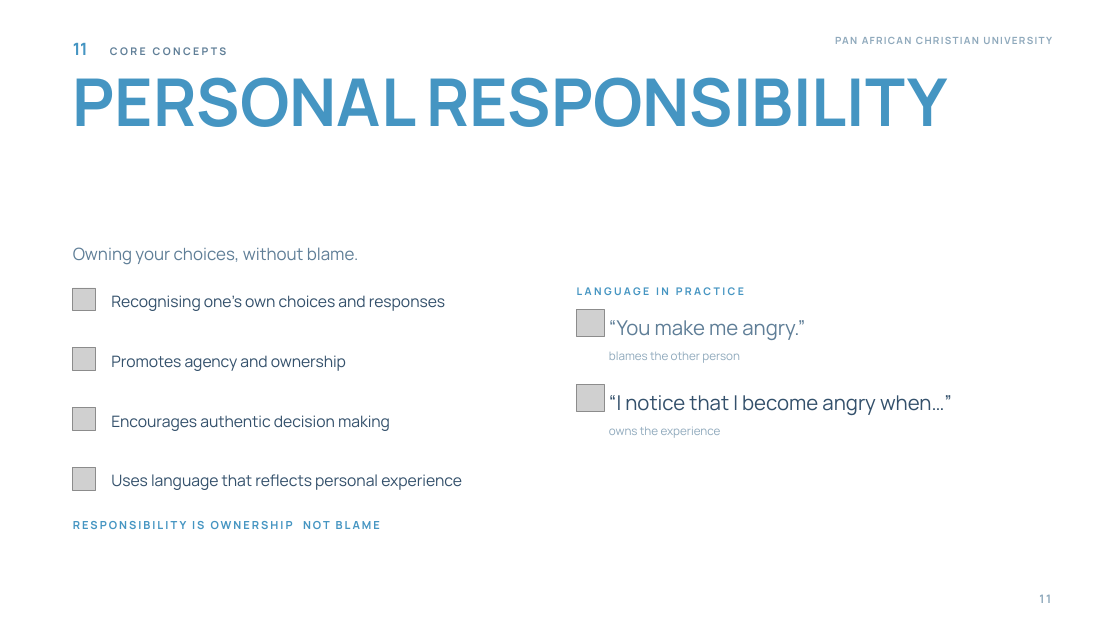
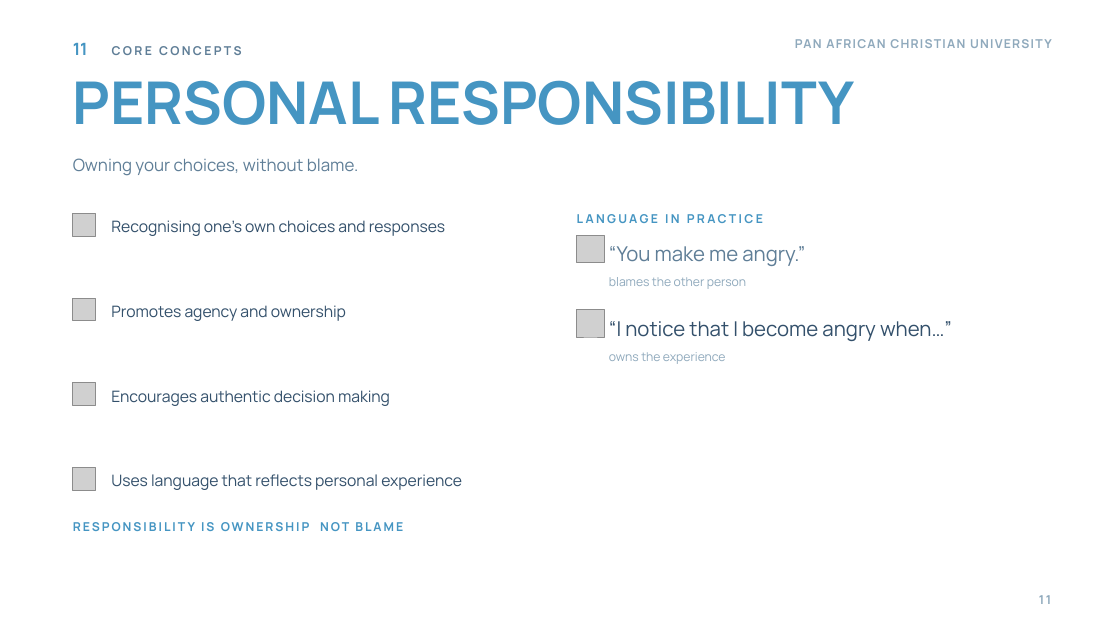
Before and after one commit to wambetebenjamin/Business-e-books, a slide deck: slide 11 of presentations/gestalt-theory-counselling/Gestalt Theory and Its Application to Counselling.pptx. Drawn at 1120x630 pixels with LibreOffice and Linux fonts; fonts in the diff are those of the drawing; grey boxes stand for pictures; background and template pictures are left out. Boxes give left, top, right and bottom in pixels: in the first picture for what was removed or moved away, otherwise in the second. Text is boxed around its words. In the diff, an @@ line names an element or a change of style, - is before the commit and + after.

```diff
--- a/presentations/gestalt-theory-counselling/Gestalt Theory and Its Application to Counselling.pptx
+++ b/presentations/gestalt-theory-counselling/Gestalt Theory and Its Application to Counselling.pptx
@@ text "11 CORE CONCEPTS" at (73,43,242,55): size 9 to 10.5 pt in "CORE CONCEPTS" @@
@@ text "PERSONAL RESPONSIBILITY" at (73,80,855,125): size 56.5 to 50.5 pt; line spacing 74pt to 72pt @@
@@ text "PAN AFRICAN CHRISTIAN UNIVERSITY" at (795,39,822,48): size 8.5 to 10.5 pt; line spacing 13.8pt to 17.3pt @@
@@ text "Owning your choices, without blame.": place and size @@
-text "Owning your choices, without blame." at (73,247,359,265)
+text "Owning your choices, without blame." at (73,158,359,176)
@@ text "LANGUAGE IN PRACTICE" at (577,214,763,223): size 9 to 10.5 pt; line spacing 15.2pt to 17.3pt @@
@@ picture: place and size @@
-picture at (73,348,96,371)
+picture at (73,213,96,236)
@@ picture added at (577,235,604,262) @@
@@ picture: place and size @@
-picture at (73,288,96,311)
+picture at (73,298,96,321)
@@ text "Promotes agency and ownership": place and size @@
-text "Promotes agency and ownership" at (111,355,346,371)
+text "Promotes agency and ownership" at (111,305,346,321)
@@ size 10 to 10.5 pt; line spacing 16.6pt to 17.3pt in 3 elements at (1039,595,1051,604), (609,277,746,289), (609,352,726,364) @@
@@ 6 texts: place and size @@
-6 texts at (111,287,952,438)
+6 texts at (111,214,952,364)
@@ picture: place and size @@
-picture at (73,408,96,430)
+picture at (73,383,96,406)
@@ text "Encourages authentic decision making": place and size @@
-text "Encourages authentic decision making" at (111,415,390,431)
+text "Encourages authentic decision making" at (111,390,390,406)
@@ picture removed at (577,384,604,411) @@
@@ text "RESPONSIBILITY IS OWNERSHIP NOT BLAME" at (201,522,403,531): size 9.5 to 10.5 pt; line spacing 16.8pt to 18.4pt @@
```
Also in this commit, not shown: 21 other slides changed, 26 other files.
